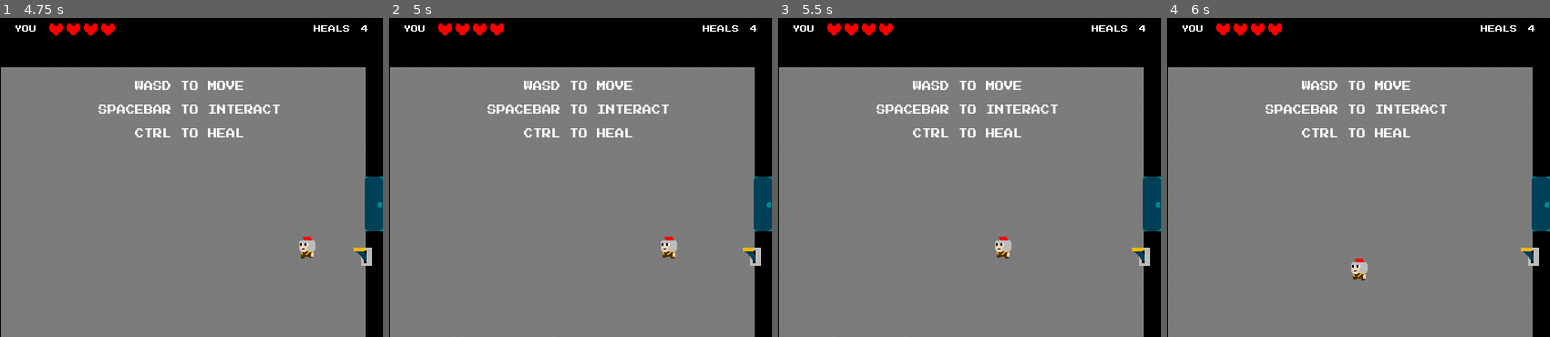
Above: before the commit, frames 1-4 (left to right).
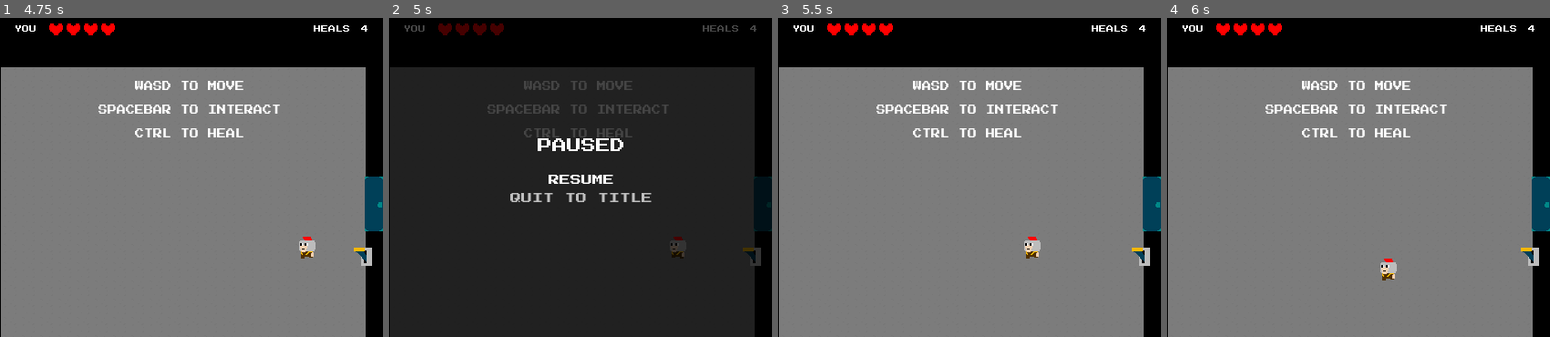
Above: after the commit, the same moments.

Repository: mmalkindi/gladiator
Game: Godot game, scene res://scenes/levels/main.tscn
The game is run twice, just before and just after one commit, with the same random seed, the same clock (stepped at 60 frames per second) and the same inputs.
Inputs:
- Up to frame 1 (4.75 s): click "START" at 0.5 s; tap Enter at 1.25 s; hold D (move_right) 1.28-2.03 s; hold Ctrl (heal) 1.28-2.03 s; hold S (move_down) 2.03-2.78 s; tap Space (interact) at 2.1, 3.6 s; hold D (move_right) 2.78-3.53 s; hold Ctrl (heal) 2.78-3.53 s; hold W (move_up) 3.53-4.28 s; hold A (move_left) from 4.28 s (still down); hold Ctrl (heal) from 4.28 s (still down)
- Up to frame 2 (5 s): keep holding A (move_left); keep holding Ctrl (heal); tap Escape (pause) at 4.9 s
- Up to frame 3 (5.5 s): keep holding A (move_left); release Ctrl (heal) at 5.03 s; tap Space (interact) at 5.1 s
- Up to frame 4 (6 s): release A (move_left) at 5.78 s; hold S (move_down) from 5.78 s (still down); hold Ctrl (heal) from 5.78 s (still down)

Frame 1 is identical in both runs. In frame 2, 82% of the frame differs, in the area x 0-100%, y 1-100%; in frame 3, 0.5%; in frame 4, 0.5%.

Commit message:
feat: add pausing

Diff:
--- a/scenes/levels/main.gd
+++ b/scenes/levels/main.gd
@@ -3,7 +3,10 @@
 const LEVEL00_PATH = "res://scenes/levels/level0/level00.tscn"
 const MAINMENU_PATH = "res://scenes/ui/main_menu.tscn"
 
+var is_gameplay = false
+
 @onready var canvas_layer = $CanvasLayer
+@onready var pause_menu = $CanvasLayer/PauseMenu
 
 
 func _on_main_menu_start_game() -> void:
@@ -16,6 +19,7 @@
 	add_child(instance)
 
 	Input.set_mouse_mode(Input.MOUSE_MODE_HIDDEN)
+	is_gameplay = true
 	get_node("CanvasLayer/MainMenu").queue_free()
 
 
@@ -38,6 +42,31 @@
 
 	instance.start_game.connect(_on_main_menu_start_game)
 	instance.name = "MainMenu"
+	is_gameplay = false
 	canvas_layer.add_child(instance)
 
 	Input.set_mouse_mode(Input.MOUSE_MODE_VISIBLE)
+
+
+func _on_pause_menu_pause_quit_to_title() -> void:
+	var main_menu: PackedScene = load(MAINMENU_PATH)
+	var instance: Node = main_menu.instantiate()
+
+	instance.start_game.connect(_on_main_menu_start_game)
+	instance.name = "MainMenu"
+	is_gameplay = false
+	canvas_layer.add_child(instance)
+
+	Input.set_mouse_mode(Input.MOUSE_MODE_VISIBLE)
+
+
+func _unhandled_input(event: InputEvent) -> void:
+	if event.is_action_pressed("pause") and is_gameplay:
+		if not get_tree().is_paused():
+			Input.set_mouse_mode(Input.MOUSE_MODE_VISIBLE)
+			pause_menu.show()
+			get_tree().set_pause(true)
+		else:
+			Input.set_mouse_mode(Input.MOUSE_MODE_HIDDEN)
+			pause_menu.hide()
+			get_tree().set_pause(false)
